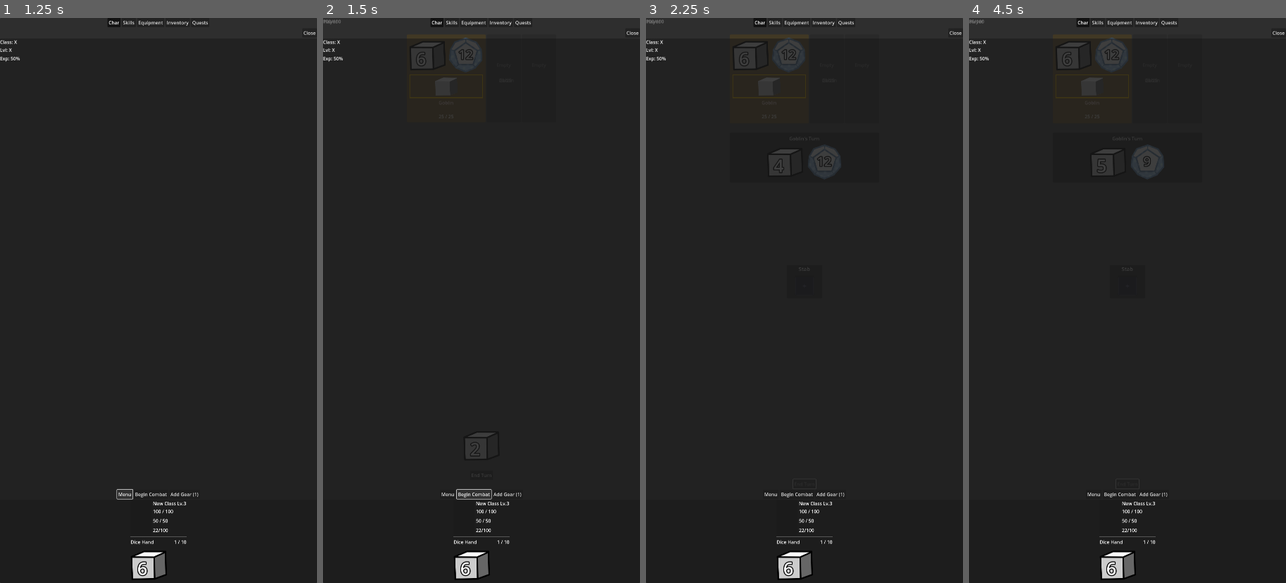
Above: before the commit, frames 1-4 (left to right).
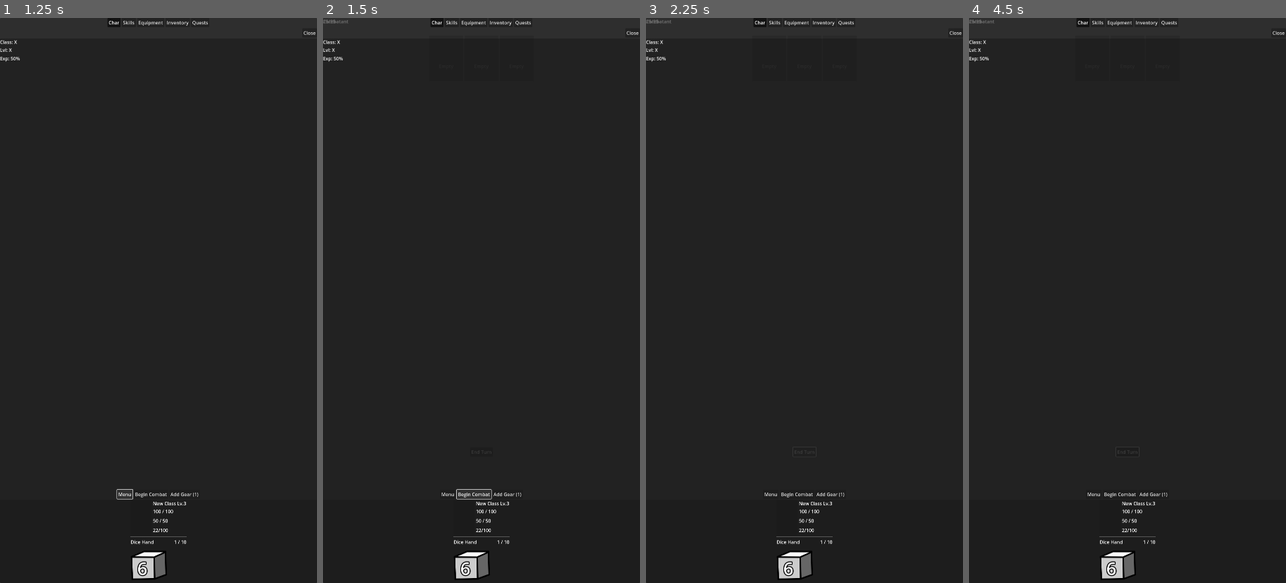
Above: after the commit, the same moments.

Repository: smugmonster66-design/godot-dice-rpg
Game: Godot game, scene res://scenes/game/map_scene.tscn
The game is run twice, just before and just after one commit, with the same random seed, the same clock (stepped at 60 frames per second) and the same inputs.
Inputs (mouse positions are in pixels of both pictures, inside the frame that each line leads up to):
- Up to frame 1 (1.25 s): click "Menu" at 0.5 s
- Up to frame 2 (1.5 s): click "Begin Combat" at 1.25 s
- Up to frame 3 (2.25 s): click "End Turn" at 2 s
- Up to frame 4 (4.5 s): click (1127, 453) at 2.75 s, where only the run after the commit has a clickable "End Turn"; click (1127, 453) at 3.5 s, where only the run after the commit has a clickable "End Turn"; tap Enter at 4.25 s; drag from (1092, 80) to (1159, 176) at 4.27 s

Frame 1 is identical in both runs. In frame 2, 0.6% of the frame differs, in the area x 0-54%, y 0-78%; in frame 3, 0.8%; in frame 4, 0.8%, in the area x 0-62%, y 0-78%.
Error after the commit: Parse Error: Could not find type "CombatAnimationSet" in the current scope. (res://scripts/game/combat_manager.gd:123)

Commit message:
update adding combat animation system

Diff:
--- a/resources/data/action.gd
+++ b/resources/data/action.gd
@@ -49,6 +49,9 @@
 # ============================================================================
 @export_group("Action Effects")
 @export var effects: Array[ActionEffect] = []
+
+@export_group("Animation")
+@export var animation_set: CombatAnimationSet
 
 # ============================================================================
 # LEGACY SUPPORT (for backwards compatibility)
--- a/scenes/game/combat_scene.tscn
+++ b/scenes/game/combat_scene.tscn
@@ -6,6 +6,7 @@
 [ext_resource type="PackedScene" uid="uid://0uycurmcavjg" path="res://scenes/ui/combat/combat_ui.tscn" id="3_c5idb"]
 [ext_resource type="PackedScene" uid="uid://cdsc00wnnfyi7" path="res://scenes/entities/combatant.tscn" id="3_vspht"]
 [ext_resource type="Script" uid="uid://d1imaich82oxv" path="res://scripts/ui/combat/combat_ui.gd" id="4_v0jgu"]
+[ext_resource type="Script" uid="uid://cpl03s2dvdv4s" path="res://scripts/effects/combat_animation_player.gd" id="7_8ldcr"]
 
 [node name="CombatScene" type="Node2D"]
 script = ExtResource("1_c5idb")
@@ -19,3 +20,9 @@
 
 [node name="CombatUILayer" parent="." instance=ExtResource("3_c5idb")]
 script = ExtResource("4_v0jgu")
+
+[node name="CombatAnimationPlayer" type="AnimationPlayer" parent="."]
+script = ExtResource("7_8ldcr")
+
+[node name="EffectsLayer" type="CanvasLayer" parent="."]
+layer = 10
--- /dev/null
+++ b/scripts/effects/combat_animation_player.gd
@@ -0,0 +1,136 @@
+# res://scripts/effects/combat_animation_player.gd
+extends Node
+class_name CombatAnimationPlayer
+
+signal animation_sequence_started()
+signal cast_finished()
+signal travel_finished()
+signal impact_finished()
+signal animation_sequence_finished()
+signal apply_effect_now()  # Connect to this for damage timing
+
+## Layer to spawn effects on (should be high z_index)
+@export var effects_layer: CanvasLayer
+
+func play_action_animation(
+	animation_set: CombatAnimationSet,
+	source_position: Vector2,
+	target_positions: Array[Vector2],
+	target_nodes: Array[Node2D] = []
+) -> void:
+	"""Play full animation sequence for an action"""
+
+	if not animation_set:
+		apply_effect_now.emit()
+		return
+
+	animation_sequence_started.emit()
+
+	# 1. Cast animation (at source/action field)
+	if animation_set.cast_effect:
+		await _play_cast(animation_set, source_position)
+
+	if animation_set.apply_effect_at == CombatAnimationSet.EffectTiming.ON_CAST:
+		apply_effect_now.emit()
+
+	cast_finished.emit()
+
+	# 2. Travel animation (projectile to each target)
+	if animation_set.travel_effect and target_positions.size() > 0:
+		await _play_travel(animation_set, source_position, target_positions)
+
+	if animation_set.apply_effect_at == CombatAnimationSet.EffectTiming.ON_TRAVEL_END:
+		apply_effect_now.emit()
+
+	travel_finished.emit()
+
+	# 3. Impact animation (at each target)
+	if animation_set.impact_effect and target_positions.size() > 0:
+		if animation_set.impact_delay > 0:
+			await get_tree().create_timer(animation_set.impact_delay).timeout
+		await _play_impact(animation_set, target_positions, target_nodes)
+
+	if animation_set.apply_effect_at == CombatAnimationSet.EffectTiming.ON_IMPACT:
+		apply_effect_now.emit()
+
+	impact_finished.emit()
+	animation_sequence_finished.emit()
+
+func _play_cast(anim_set: CombatAnimationSet, position: Vector2):
+	var effect = anim_set.cast_effect.instantiate()
+	_add_effect(effect, position + anim_set.cast_offset)
+
+	if anim_set.cast_sound:
+		_play_sound(anim_set.cast_sound, position)
+
+	if effect.has_method("play"):
+		effect.play()
+		await effect.effect_finished
+	else:
+		await get_tree().create_timer(anim_set.cast_duration).timeout
+		effect.queue_free()
+
+func _play_travel(anim_set: CombatAnimationSet, from: Vector2, targets: Array[Vector2]):
+	var projectiles: Array = []
+
+	for target_pos in targets:
+		var projectile = anim_set.travel_effect.instantiate()
+		_add_effect(projectile, from)
+
+		if projectile.has_method("setup"):
+			projectile.setup(from, target_pos, anim_set.travel_duration, anim_set.travel_curve)
+
+		if anim_set.travel_sound:
+			_play_sound(anim_set.travel_sound, from)
+
+		if projectile.has_method("play"):
+			projectile.play()
+
+		projectiles.append(projectile)
+
+	# Wait for all projectiles
+	for proj in projectiles:
+		if proj.has_signal("reached_target"):
+			await proj.reached_target
+
+func _play_impact(anim_set: CombatAnimationSet, positions: Array[Vector2], nodes: Array[Node2D]):
+	var effects: Array = []
+
+	for i in range(positions.size()):
+		var effect = anim_set.impact_effect.instantiate()
+		var pos = positions[i] + anim_set.impact_offset
+		_add_effect(effect, pos)
+
+		# If shader effect, setup target node
+		if effect is ShaderEffect and i < nodes.size():
+			effect.setup(nodes[i])
+
+		if anim_set.impact_sound:
+			_play_sound(anim_set.impact_sound, pos)
+
+		if effect.has_method("play"):
+			effect.play()
+
+		effects.append(effect)
+
+	# Wait for all impacts
+	for effect in effects:
+		if effect.has_signal("effect_finished"):
+			await effect.effect_finished
+
+func _add_effect(effect: Node, position: Vector2):
+	if effects_layer:
+		effects_layer.add_child(effect)
+	else:
+		get_tree().root.add_child(effect)
+
+	if effect is Node2D:
+		effect.global_position = position
+
+func _play_sound(stream: AudioStream, position: Vector2):
+	var player = AudioStreamPlayer2D.new()
+	player.stream = stream
+	player.bus = "SFX"
+	_add_effect(player, position)
+	player.play()
+	player.finished.connect(player.queue_free)
--- /dev/null
+++ b/scripts/effects/combat_effect_base.gd
@@ -0,0 +1,21 @@
+# res://scripts/effects/combat_effect_base.gd
+extends Node2D
+class_name CombatEffectBase
+
+signal effect_started()
+signal effect_finished()
+
+@export var auto_free: bool = true
+@export var duration: float = 0.5
+
+func play():
+	"""Override in subclasses to start the effect"""
+	effect_started.emit()
+	# Subclasses implement actual animation
+	await get_tree().create_timer(duration).timeout
+	_on_finished()
+
+func _on_finished():
+	effect_finished.emit()
+	if auto_free:
+		queue_free()
--- /dev/null
+++ b/scripts/effects/particle_effect.gd
@@ -0,0 +1,19 @@
+# res://scripts/effects/particle_effect.gd
+extends CombatEffectBase
+class_name ParticleEffect
+
+@onready var particles: GPUParticles2D = $GPUParticles2D
+
+@export var one_shot: bool = true
+
+func play():
+	effect_started.emit()
+	particles.emitting = true
+
+	if one_shot:
+		await get_tree().create_timer(particles.lifetime).timeout
+	else:
+		await get_tree().create_timer(duration).timeout
+
+	particles.emitting = false
+	_on_finished()
--- /dev/null
+++ b/scripts/effects/projectile_effect.gd
@@ -0,0 +1,57 @@
+# res://scripts/effects/projectile_effect.gd
+extends CombatEffectBase
+class_name ProjectileEffect
+
+signal reached_target()
+
+@export var rotate_to_target: bool = true
+@export var trail_particles: bool = true
+
+@onready var sprite = $Sprite2D
+@onready var trail = $GPUParticles2D
+
+var target_position: Vector2
+var travel_curve: Curve
+var travel_duration: float = 0.4
+
+func setup(from: Vector2, to: Vector2, p_duration: float = 0.4, p_curve: Curve = null):
+	global_position = from
+	target_position = to
+	travel_duration = p_duration
+	travel_curve = p_curve
+
+	if rotate_to_target:
+		rotation = from.angle_to_point(to)
+
+func play():
+	effect_started.emit()
+
+	if trail_particles and trail:
+		trail.emitting = true
+
+	var tween = create_tween()
+
+	if travel_curve:
+		# Curved path (arc)
+		tween.tween_method(_follow_curve, 0.0, 1.0, travel_duration)
+	else:
+		# Straight line
+		tween.tween_property(self, "global_position", target_position, travel_duration)
+		tween.set_ease(Tween.EASE_OUT).set_trans(Tween.TRANS_QUAD)
+
+	await tween.finished
+	reached_target.emit()
+
+	if trail and trail_particles:
+		trail.emitting = false
+		await get_tree().create_timer(trail.lifetime).timeout
+
+	_on_finished()
+
+func _follow_curve(t: float):
+	var start = global_position if t == 0 else global_position
+	var linear_pos = global_position.lerp(target_position, t)
+
+	# Apply curve for arc height
+	var height_offset = travel_curve.sample(t) * 100  # Adjust multiplier
+	global_position = linear_pos + Vector2(0, -height_offset)
--- /dev/null
+++ b/scripts/effects/shader_effect.gd
@@ -0,0 +1,37 @@
+# res://scripts/effects/shader_effect.gd
+extends CombatEffectBase
+class_name ShaderEffect
+
+@export var shader: Shader
+@export var shader_params: Dictionary = {}
+@export var fade_in: float = 0.1
+@export var fade_out: float = 0.2
+
+var target_node: CanvasItem
+var original_material: Material
+
+func setup(target: CanvasItem):
+	target_node = target
+	original_material = target.material
+
+func play():
+	if not target_node:
+		_on_finished()
+		return
+
+	effect_started.emit()
+
+	# Apply shader
+	var mat = ShaderMaterial.new()
+	mat.shader = shader
+	for param in shader_params:
+		mat.set_shader_parameter(param, shader_params[param])
+
+	target_node.material = mat
+
+	# Wait for duration
+	await get_tree().create_timer(duration).timeout
+
+	# Restore original
+	target_node.material = original_material
+	_on_finished()
--- /dev/null
+++ b/scripts/effects/sprite_effect.gd
@@ -0,0 +1,15 @@
+# res://scripts/effects/sprite_effect.gd
+extends CombatEffectBase
+class_name SpriteEffect
+
+@onready var sprite: AnimatedSprite2D = $AnimatedSprite2D
+
+@export var animation_name: String = "default"
+@export var flip_h: bool = false
+
+func play():
+	effect_started.emit()
+	sprite.flip_h = flip_h
+	sprite.play(animation_name)
+	await sprite.animation_finished
+	_on_finished()
--- a/scripts/game/combat_manager.gd
+++ b/scripts/game/combat_manager.gd
@@ -6,6 +6,8 @@
 # NODE REFERENCES
 # ============================================================================
 @onready var encounter_spawner: EncounterSpawner = $EncounterSpawner
+@onready var animation_player: CombatAnimationPlayer = $CombatAnimationPlayer
+
 
 var player_combatant: Combatant = null
 var enemy_combatants: Array[Combatant] = []
@@ -115,6 +117,33 @@
 
 		if GameManager.player:
 			initialize_combat(GameManager.player)
+
+
+func _execute_action(action_data: Dictionary, source: Node2D, targets: Array[Combatant]):
+	var animation_set = action_data.get("animation_set") as CombatAnimationSet
+
+	# Get positions
+	var source_pos = source.global_position
+	var target_positions: Array[Vector2] = []
+	var target_nodes: Array[Node2D] = []
+
+	for target in targets:
+		target_positions.append(target.global_position)
+		target_nodes.append(target)
+
+	# Connect to apply effect at right time
+	var apply_effect_callable = func():
+		_apply_action_effect(action_data, source, targets)
+
+	animation_player.apply_effect_now.connect(apply_effect_callable, CONNECT_ONE_SHOT)
+
+	# Play animation sequence
+	await animation_player.play_action_animation(
+		animation_set,
+		source_pos,
+		target_positions,
+		target_nodes
+	)
 
 # ============================================================================
 # ENCOUNTER SPAWNING
--- a/scripts/ui/combat/enemy_slot.gd
+++ b/scripts/ui/combat/enemy_slot.gd
@@ -250,7 +250,15 @@
 	for die in pool_dice:
 		var icon = _create_die_icon(die)
 		dice_pool_bar.add_child(icon)
+
+		# Force small size AFTER adding to tree (scale only affects visuals, not layout)
+		if icon.has_method("set_display_scale"):
+			var scaled_size = Vector2(31, 31)  # 124 * 0.25
+			icon.custom_minimum_size = scaled_size
+			icon.size = scaled_size
+
 		dice_icons.append(icon)
+
 
 func _create_die_icon(die: DieResource) -> Control:
 	"""Create a small icon for a die using the proper visual system"""
@@ -260,7 +268,13 @@
 		if visual:
 			visual.draggable = false
 			visual.mouse_filter = Control.MOUSE_FILTER_IGNORE
-			visual.set_display_scale(0.2)  # Small for icon bar
+			visual.set_display_scale(0.25)  # 1/4 size for pool icons
+
+			# Hide the value label for pool icons
+			var label = visual.find_child("ValueLabel", true, false)
+			if label:
+				label.hide()
+
 			visual.tooltip_text = "%s (D%d)" % [die.display_name, die.die_type]
 			return visual
 
@@ -282,7 +296,6 @@
 
 	icon.tooltip_text = "%s (D%d)" % [die.display_name, die.die_type]
 	return icon
-
 
 
 func _get_die_size_color(die_type: DieResource.DieType) -> Color:
--- a/scripts/ui/menus/equipment_tab.gd
+++ b/scripts/ui/menus/equipment_tab.gd
@@ -105,7 +105,37 @@
 	for slot_name in slot_buttons:
 		_update_equipment_slot(slot_name)
 
+	_update_offhand_state()
+
 	_update_item_details()
+
+
+func _update_offhand_state():
+	"""Dim off-hand slot if heavy weapon is equipped"""
+	var offhand_container = slot_buttons.get("Off Hand")
+	if not offhand_container:
+		return
+
+	var main_hand_item = player.equipment.get("Main Hand")
+	var is_heavy = main_hand_item != null and main_hand_item.get("is_heavy", false)
+
+	if is_heavy:
+		# Dim the entire off-hand slot to 50%
+		offhand_container.modulate = Color(1, 1, 1, 0.5)
+
+		# Optionally disable the button
+		var button = offhand_container.get_node_or_null("SlotButton")
+		if button:
+			button.disabled = true
+			button.tooltip_text = "Blocked by two-handed weapon"
+	else:
+		# Restore normal state
+		offhand_container.modulate = Color(1, 1, 1, 1)
+
+		var button = offhand_container.get_node_or_null("SlotButton")
+		if button:
+			button.disabled = false
+			button.tooltip_text = ""
 
 func on_external_data_change():
 	"""Called when other tabs modify player data"""
@@ -155,6 +185,7 @@
 		# Show item icon
 		button.icon = item.icon
 		button.icon_alignment = HORIZONTAL_ALIGNMENT_CENTER
+		button.expand_icon = true
 
 		# CRITICAL: Set these properties for icon display
 		button.custom_minimum_size = Vector2(80, 80)
--- a/scripts/ui/menus/player_menu.gd
+++ b/scripts/ui/menus/player_menu.gd
@@ -88,25 +88,17 @@
 	for name in tab_content_panels:
 		tab_content_panels[name].hide()
 
-	# Show first tab by default (find first pressed button)
-	var tab_shown = false
+	# Always show Character tab by default
+	_show_tab("Character")
+
+	# Set Character button as pressed
 	for button in tab_buttons:
-		if button.button_pressed:
-			var tab_name = button.get_meta("tab_name", "")
-			if tab_name:
-				_show_tab(tab_name)
-				tab_shown = true
-				break
-
-	# If no button was pressed, show first tab
-	if not tab_shown and tab_buttons.size() > 0:
-		var first_tab_name = tab_buttons[0].get_meta("tab_name", "")
-		if first_tab_name:
-			tab_buttons[0].button_pressed = true
-			_show_tab(first_tab_name)
+		var tab_name = button.get_meta("tab_name", "")
+		button.button_pressed = (tab_name == "Character")
 
 	show()
 	print("📋 PlayerMenu: Opened")
+
 
 func close_menu():
 	"""Close the menu"""
Not shown: 1 places in scenes/game/combat_scene.tscn that only renumber resources
Not shown, added: scripts/effects/combat_animation_player.gd.uid
Not shown, added: scripts/effects/combat_effect_base.gd.uid
Not shown, added: scripts/effects/particle_effect.gd.uid
Not shown, added: scripts/effects/projectile_effect.gd.uid
Not shown, added: scripts/effects/shader_effect.gd.uid
Not shown, added: scripts/effects/sprite_effect.gd.uid
